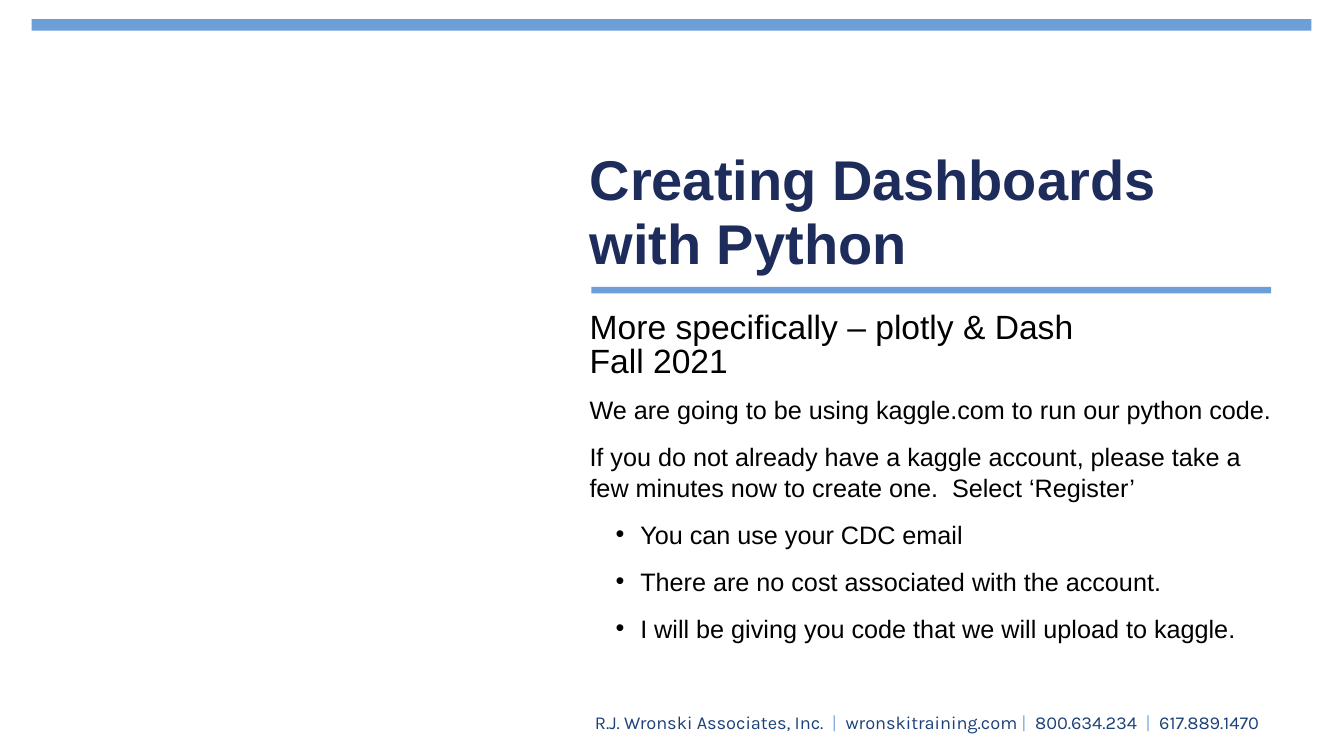
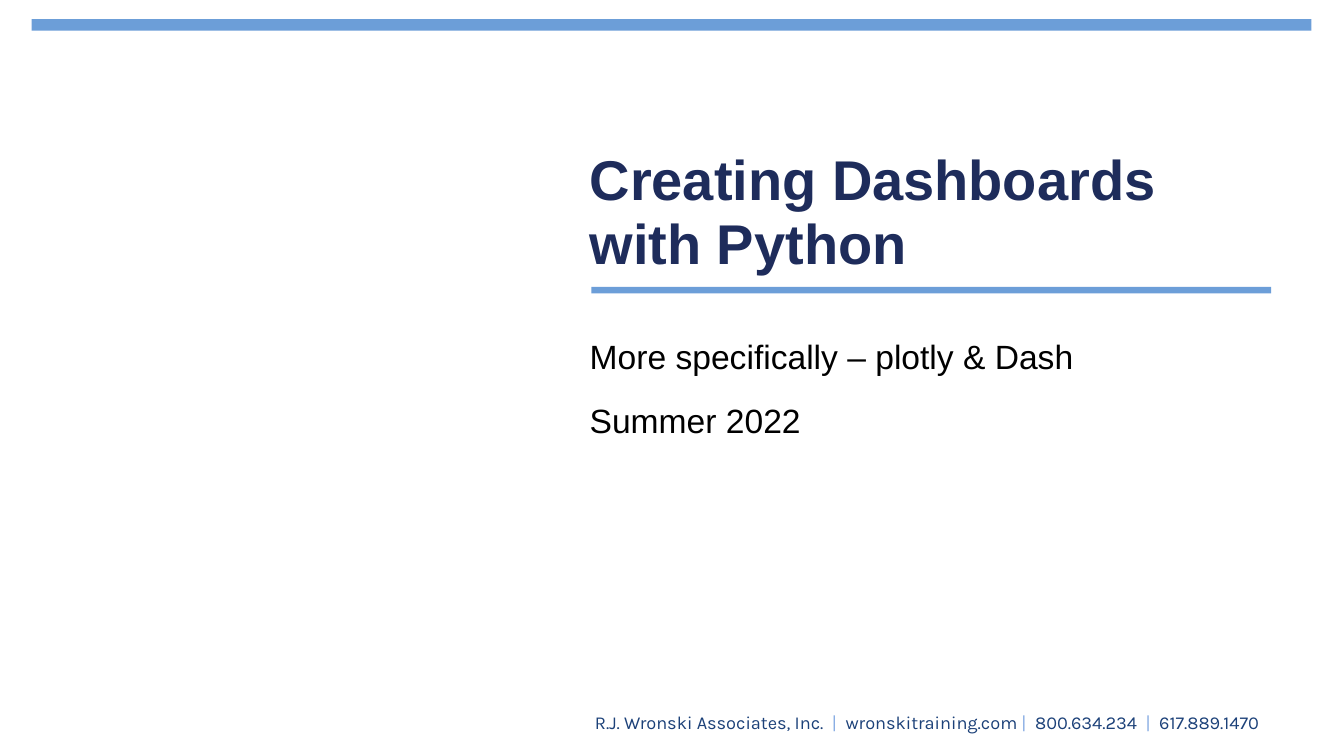
Before and after one commit to jimcody2014/Python-CDC, a slide deck: slide 1 of Dashboards/notes/Python Dashboards.pptx. Drawn at 1344x756 pixels with LibreOffice and Linux fonts; fonts in the diff are those of the drawing; background and template pictures are left out. Boxes give left, top, right and bottom in pixels: in the first picture for what was removed or moved away, otherwise in the second. Text is boxed around its words. In the diff, an @@ line names an element or a change of style, - is before the commit and + after.

```diff
--- a/Dashboards/notes/Python Dashboards.pptx
+++ b/Dashboards/notes/Python Dashboards.pptx
@@ subtitle at box(590, 344, 1073, 376): line spacing 0.85 to 1.6 @@
@@ subtitle at box(590, 409, 801, 434): text changed @@
-Fall 2021
+Summer 2022
@@ text removed at box(590, 400, 1271, 643) @@
-We are going to be using kaggle.com to run our python code.
-If you do not already have a kaggle account, please take a few minutes now to create one. Select ‘Register’
-• You can use your CDC email
-• There are no cost associated with the account.
-• I will be giving you code that we will upload to kaggle.
```
Also in this commit, not shown: 3 slides added, 5 slides removed, 44 other files.
